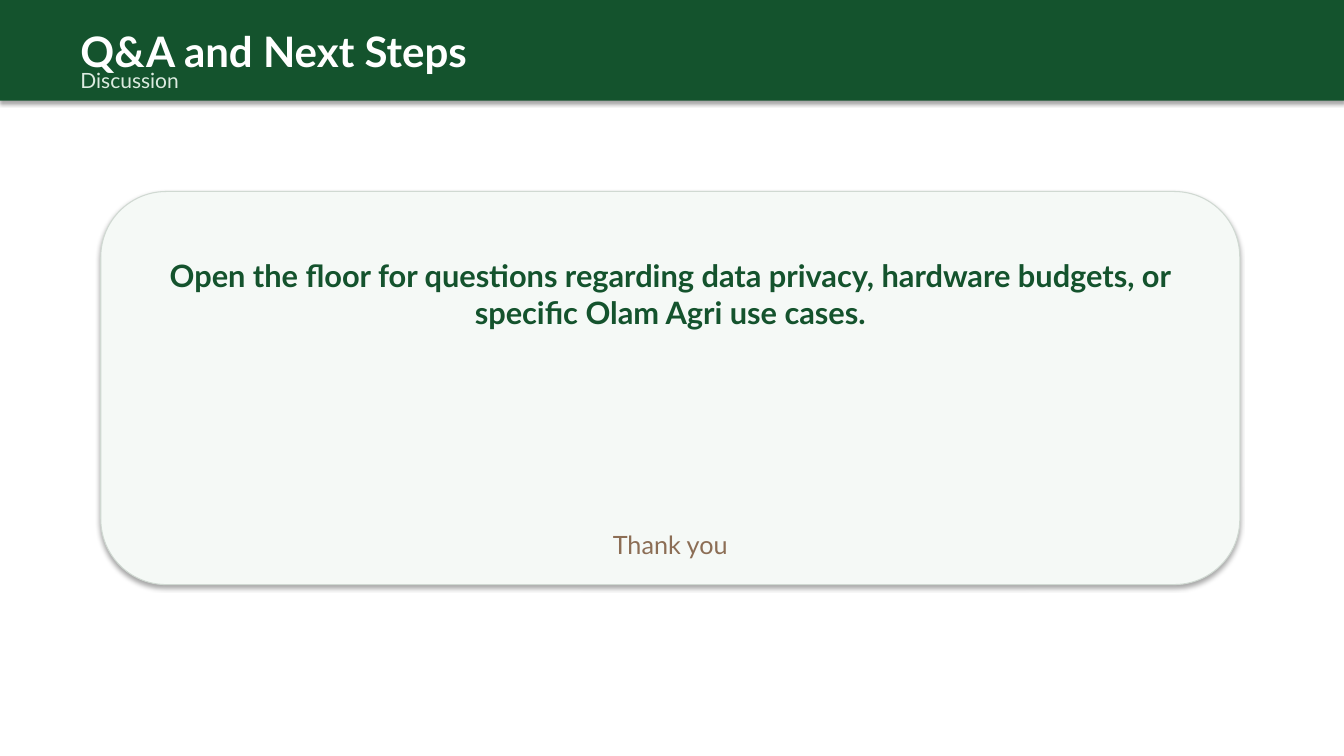
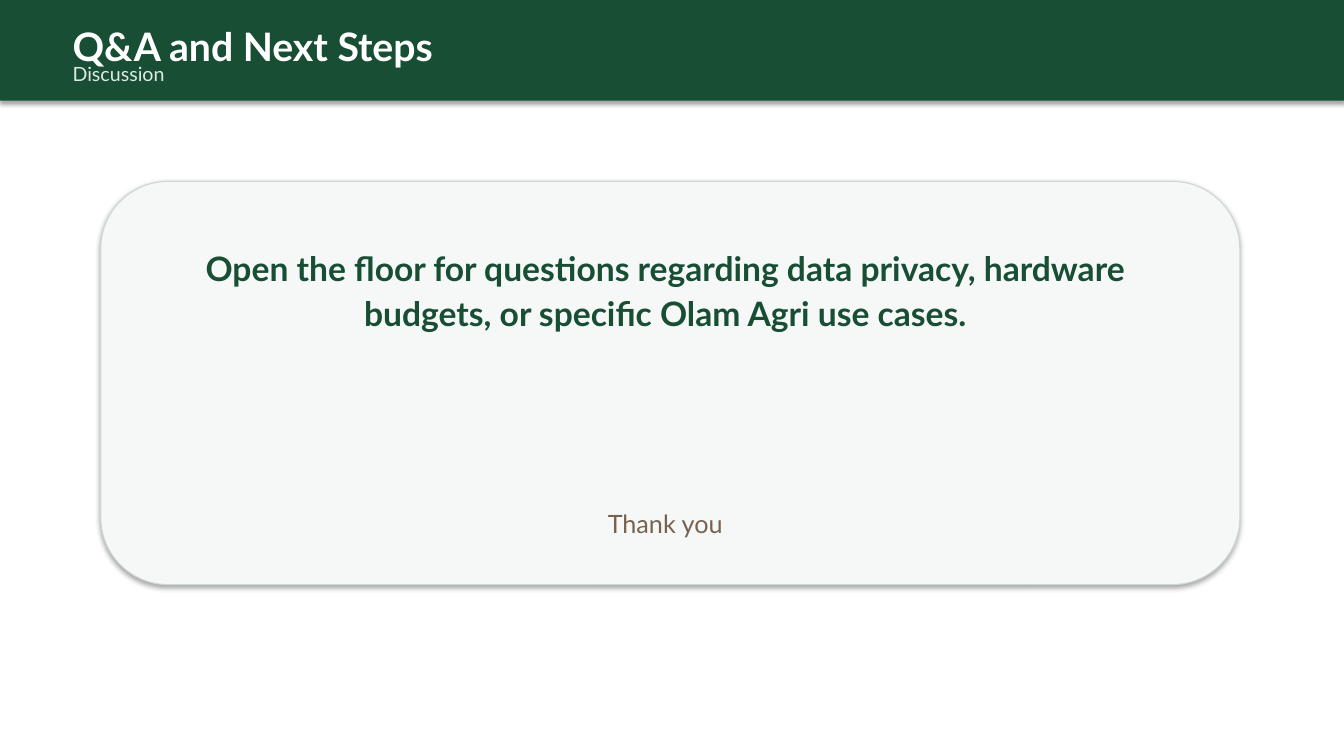
Before and after one commit to DARREN-2000/temporary, a slide deck: slide 8 of Olam_Agri_Meilisearch_Executive_Pitch.pptx. Drawn at 1344x756 pixels with LibreOffice and Linux fonts; fonts in the diff are those of the drawing. Boxes give left, top, right and bottom in pixels: in the first picture for what was removed or moved away, otherwise in the second. Text is boxed around its words. In the diff, an @@ line names an element or a change of style, - is before the commit and + after.

```diff
--- a/Olam_Agri_Meilisearch_Executive_Pitch.pptx
+++ b/Olam_Agri_Meilisearch_Executive_Pitch.pptx
@@ rectangle at (0, 0, 1344, 101): fill #14532D to #184E34 @@
@@ text "Q&A and Next Steps" at (73, 32, 433, 69): size 30 to 28 pt; line spacing 1 to 1.12 @@
@@ text "Discussion" at (73, 65, 165, 81): size 15 to 14 pt, text colour #DCEBE0 to #DDEAE2; line spacing 1 to 1.12 @@
@@ rounded rectangle: place and size @@
-rounded rectangle at (101, 192, 1240, 585)
+rounded rectangle at (101, 181, 1240, 585)
@@ rounded rectangle at (101, 181, 1240, 585): fill #F5F9F6 to #F5F8F6; outline #D0D9D2 0.75 pt to #CED8D1 0.75 pt @@
@@ text "Open the floor for questions ...": place and size @@
-text "Open the floor for questions ..." at (170, 264, 1171, 330)
+text "Open the floor for questions ..." at (206, 256, 1125, 332)
@@ text "Open the floor for questions ..." at (206, 256, 1125, 332): size 22 to 24 pt, text colour #14532D to #184E34; line spacing 1 to 1.12 @@
@@ text "Thank you": place and size @@
-text "Thank you" at (613, 535, 728, 558)
+text "Thank you" at (608, 514, 723, 538)
@@ text "Thank you" at (608, 514, 723, 538): text colour #8C6E55 to #78624E; line spacing 1 to 1.12 @@
```
Also in this commit, not shown: 7 other slides changed.
